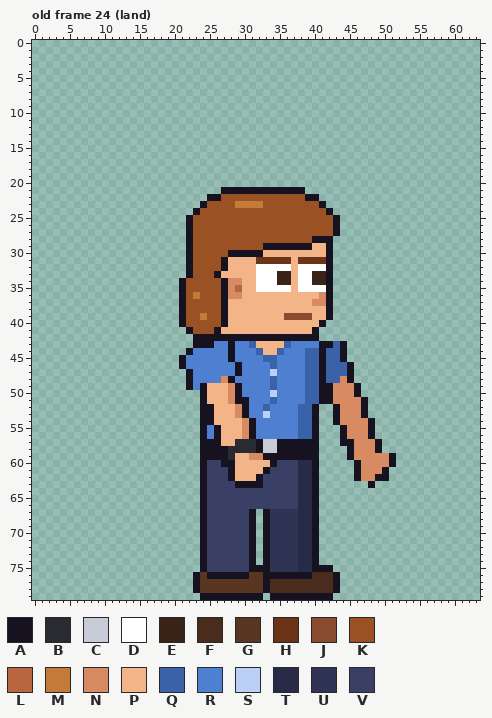
One commit to this pixel-art file: sprites/custom/custom_intern_bob_right_anim.aseprite. Above is the file before it was changed.
64x80 pixels, 123 frames. Colours within 5 levels of each other are drawn and written as one. Shown: old frame 24 (land). The commit also changed other frames, which this record leaves out.
Visible layers, top first: "Arm Top", "Hair", "Face", "Watch", "Near Arm", "Collar", "Belt", "Shirt", "Body", "Back Arm", "Pants", "Shoes".
Palette (. is transparent): A #17121f  B #2a2a33  C #c8ccd8  D #ffffff  E #3a2418  F #4a2c1c  G #5a3522  H #6b3416  J #8a4a2e  K #9a5124  L #b8663f  M #c47a38  N #d88a62  P #f3b488  Q #3a62a8  R #4f7fd0  S #bbd0f5  T #272b48  U #2f3354  V #3a3f66
Pixels before, old frame 24 (land) (only the part around the change), first column x 0:
17 ..............................................................
18 ..............................................................
19 ..............................................................
20 ..............................................................
21 ...........................AAAAAAAAAAAA.......................
22 .........................AAKKKKKKKKKKKKAA.....................
23 ........................AKKKKMMMMKKKKKKKKA....................
24 .......................AKKKKKKKKKKKKKKKKKKA...................
25 ......................AKKKKKKKKKKKKKKKKKKKKA..................
26 ......................AKKKKKKKKKKKKKKKKKKKKA..................
27 ......................AKKKKKKKKKKKKKKKKKKKKA..................
28 ......................AKKKKKKKKKKKKKKKKKAAA...................
29 ......................AKKKKKKKKKKAAAAAAAPPA...................
30 ......................AKKKKKAAAAAPPPPPPPPPA...................
31 ......................AKKKKAPPPPHHHHHPHHHHA...................
32 ......................AKKKKAPPPPDDDDDPDDDDA...................
33 ......................AKKKAPPPPPDDDEEPDDEEA...................
34 .....................AKKKKKANNPPDDDEEPDDEEA...................
35 .....................AKKKKKANLPPDDDDDPDDDDA...................
36 .....................AKMKKKANNPPPPPPPPPPPNA...................
37 .....................AKKKKKAPPPPPPPPPPPPNNA...................
38 .....................AKKKKKAPPPPPPPPPPPPPPA...................
39 .....................AKKMKKAPPPPPPPPJJJJPPA...................
40 .....................AKKKKKAPPPPPPPPPPPPPA....................
41 ......................AKKKAPPPPPPPPPPPPPA.....................
42 .......................AAAAAAAAAAAAAAAAAA.....................
43 .......................AAARRARRQPPPPQRRRRAAQA.................
44 ......................ARRRRRARRRQPPQRRRQQAQQA.................
45 .....................ARRRRRRARRRRQQRRRRQQAQQA.................
46 .....................ARRRRRRRARRRRQRRRRQQAQQQA................
47 ......................ARRRRRRARRRRSRRRRQQAQQQA................
48 ......................ARRRRNARRRRRQRRRRQQAQQNA................
49 ......................ARAPPPNARRRRQRRRRQQAANNNA...............
50 ........................APPPNARRRRSRRRRQQAANNNA...............
51 ........................APPPNAARRRQRRRRQQAANNNNA..............
52 ........................AAPPPNARRQRRRRQQA..ANNNA..............
53 ........................AAPPPNARRSRRRRQQA..ANNNA..............
54 ........................AAPPPPNARRRRRRQQA..ANNNNA.............
55 ........................ARAPPPNARRRRRRQQA...ANNNA.............
56 ........................ARAPPPNARRRRRRQQA...ANNNA.............
57 ........................AAAPPBBBACCAAAAAA...AANNNA............
58 ........................AAAABBBBACCAAAAAA....ANNNA............
59 ........................AAAABPPNNAAAAAAAA....ANNNNNA..........
60 ........................AVVAAPPPPPAVVVTTA.....ANNNNA..........
61 ........................AVVVAPPPPAVVVVTTA.....ANNNA...........
62 ........................AVVVAPPPAVVVVVTTA.....ANNAA...........
63 ........................AVVVVAAAAVVVVVTTA.......A.............
64 ........................AVVVVVVVVVVVVVTTA.....................
65 ........................AVVVVVVVVVVVVVTTA.....................
66 ........................AVVVVVVVVVVVVVTTA.....................
67 ........................AVVVVVVA.AUUUUTTA.....................
68 ........................AVVVVVVA.AUUUUTTA.....................
69 ........................AVVVVVVA.AUUUUTTA.....................
70 ........................AVVVVVVA.AUUUUTTA.....................
71 ........................AVVVVVVA.AUUUUTTA.....................
72 ........................AVVVVVVA.AUUUUTTA.....................
73 ........................AVVVVVVA.AUUUUTTA.....................
74 ........................AVVVVVVA.AUUUUTTA.....................
After:
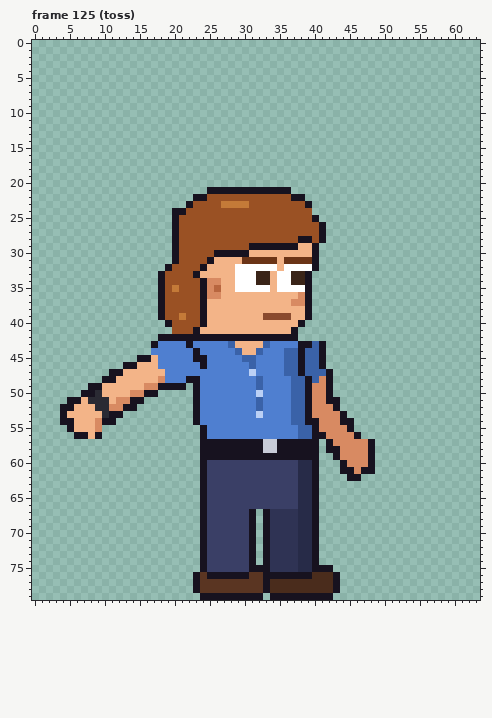
A new or re-ordered frame is compared with the old frame closest to it.
From old to new:
frames 123 -> 129
Changed rows in their new state; - is an unchanged pixel.
Frame 125 (toss) is new; against old frame 24 (land):
first column x 4:
21 ---------------------AA----------..-------------
22 -------------------AAKK----------AA..-----------
23 ------------------AKK--MM--KK------A..----------
24 ----------------AAKK----------------...---------
25 ----------------AKK-----------------A...--------
26 ----------------AKK------------------A..--------
27 ----------------AKK------------------A..--------
28 ----------------AKK---------------AAK-.---------
29 ----------------AKK--------AA-----PPA..---------
30 ----------------AKK---AA---PP-------A..---------
31 ----------------AKK--APP--HH---P-H--A..---------
32 ---------------AKKK-APPP-DDD---P-D--A..---------
33 --------------AKKKKAPPP--DDDEEPDDEEA...---------
34 --------------AKKK--ANNPPDDDEEPDDEEA...---------
35 --------------AKMK--ANLPPDDD--P--D-A...---------
36 --------------AKKK-KANNPPP--------NA...---------
37 --------------AKKK--APPP---------NNA...---------
38 --------------AKKK--APPP-----------A...---------
39 --------------AKKM--APPP-----JJJ-PPA...---------
40 ---------------AKK--APPP----------A...----------
41 ----------------KKKAPPP----------A...-----------
42 --------------AAAAA---------------...-----------
43 -------------ARRRRARRR--QPPP-QRRR-AAQ-...-------
44 -------------RRRRRRA----RQPP-RRRQQA---...-------
45 -----------AAPRRRR-AA---R-QQ-RR-QQA---...-------
46 ---------AAPPPRRRR--A----R-Q--R-QQA---....------
47 -------AAPPPPPPRRRR------R-S--R-QQA--QA...------
48 ------AAPPPPPPNRRR-A---RR---Q-R--QQA-NA...------
49 ----AAPPPPPPNNAAAA.ARRRRRR--Q-R--QQANN-....-----
50 ---AABPPPPNNAA-----ARRRRRR--S-R--QQANN-....-----
51 -AAPBBBPNNAA-------ARRRRRRR-Q-R--QQANN-A....----
52 AAPPPBBNNAA--------ARRRRRRR-QR---Q-ANNN-....----
53 APPPPPBAA----------ARRRRRRR-SR---Q-ANNNNA...----
54 AAPPPNAA-----------ARRRRRRRR-----Q-A-NNNAA...---
55 -APPPN----------------RRRRRR---------NNNNA...---
56 --AAPA----------------RRRRRR---------ANNN-A..---
57 -----------------------AAAAA----------ANNN--A.--
58 ------------------------AAAA----------AANN--A.--
59 ------------------------AAAAA----------ANN--A...
60 -----------------------VVVVVVVV---------ANN-A...
61 ------------------------VVVVVV----------AANAA..-
62 ------------------------VVVVV------------A-....-
63 -------------------------VVVV---------------.---
Pixel boxes of the changes (left, top, right, bottom) in both pictures:
changed: (60, 187, 396, 488)
